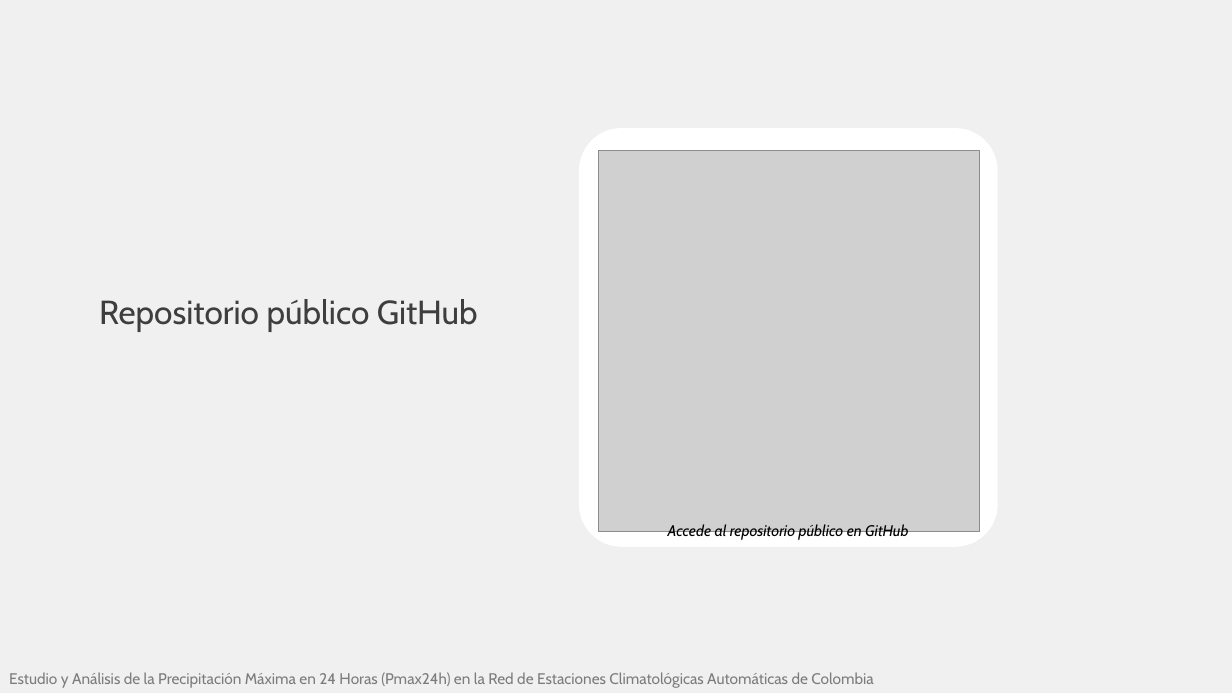
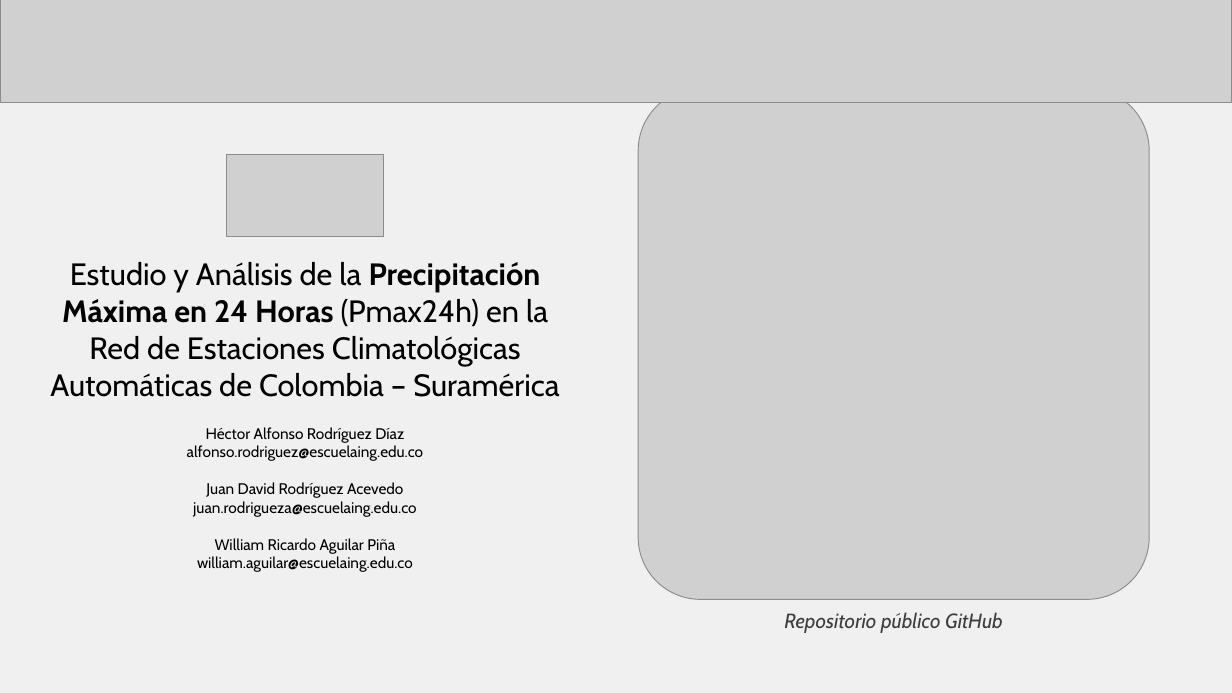
Before and after one commit to rcfdtools/R.HydroTools, a slide deck: slide 25 of tool/PMP/file/report/SCI_XXVI_SNHH26_Presentacion_PMax24HAutomColombia_v1.pptx (slide 15 before the commit). Drawn at 1232x693 pixels with LibreOffice and Linux fonts; fonts in the diff are those of the drawing; grey boxes stand for pictures. Boxes give left, top, right and bottom in pixels: in the first picture for what was removed or moved away, otherwise in the second. Text is boxed around its words. In the diff, an @@ line names an element or a change of style, - is before the commit and + after.

```diff
--- a/tool/PMP/file/report/SCI_XXVI_SNHH26_Presentacion_PMax24HAutomColombia_v1.pptx
+++ b/tool/PMP/file/report/SCI_XXVI_SNHH26_Presentacion_PMax24HAutomColombia_v1.pptx
@@ picture added at bbox=[0, 0, 1232, 103] @@
@@ picture: place and size @@
-picture at bbox=[599, 151, 980, 531]
+picture at bbox=[639, 89, 1150, 600]
@@ rounded rectangle removed at bbox=[579, 128, 998, 547] @@
@@ picture added at bbox=[226, 155, 384, 238] @@
@@ text "Estudio y Análisis de la ..." at bbox=[50, 262, 559, 572]: vertical alignment top to middle @@
@@ text at bbox=[50, 262, 559, 572]: text changed; text colour #7C7C7C to #000000 @@
-Estudio y Análisis de la Precipitación Máxima en 24 Horas (Pmax24h) en la Red de Estaciones Climatológicas Automáticas de Colombia
+Estudio y Análisis de la Precipitación Máxima en 24 Horas (Pmax24h) en la Red de Estaciones Climatológicas Automáticas de Colombia – Suramérica
+Héctor Alfonso Rodríguez Díaz
+alfonso.rodriguez@escuelaing.edu.co
+Juan David Rodríguez Acevedo
+juan.rodrigueza@escuelaing.edu.co
+William Ricardo Aguilar Piña
+william.aguilar@escuelaing.edu.co
@@ round rect removed at bbox=[579, 512, 998, 549] @@
-Accede al repositorio público en GitHub
@@ text "Repositorio público GitHub": place and size @@
-text "Repositorio público GitHub" at bbox=[99, 299, 478, 332]
+text "Repositorio público GitHub" at bbox=[784, 612, 1003, 633]
@@ text "Repositorio público GitHub" at bbox=[784, 612, 1003, 633]: size 26 to 16 pt, italic on @@
```
Also in this commit, not shown: 12 other slides changed, 13 slides added, 3 slides removed, 3 other files.
